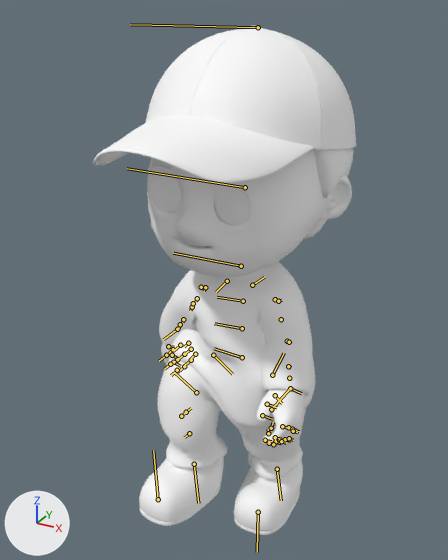
One commit to the glTF model public/models/spoonsan.glb: the scene before it, then after it.
Camera for both pictures: a camera (50 mm lens) standing at (2.01, -4.12, 2.53) and looking at (-0.09, -0.3, 0.62). Lighting does not change. The marker at lower left points along +X, +Y and +Z. Both versions are drawn at frame 29 of the action 'Walk'; the numbers are the values there. The bones that bend it are drawn over the model as lines.

Objects in the first picture: 'body', 'bottom', 'cap', 'eye', 'hairBack', 'shoes', 'wear'.
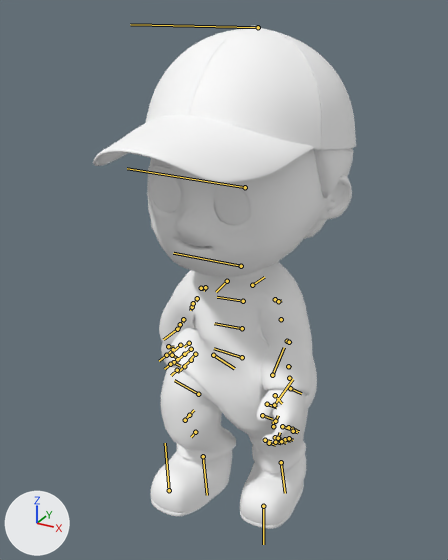
Boxes (x1, y1, x2, y2) around the edits, measured in the pictures (448 x 560 px):
'wear', posed: before (159, 262, 315, 429); after (159, 262, 317, 433)
'shoes', posed: before (139, 457, 303, 535); after (150, 450, 306, 529)
'bottom', posed (11% shorter): before (158, 359, 306, 479); after (160, 366, 308, 473)
bone 'JEK_upLeg_L', root to tip: before (272, 375) to (284, 353); after (272, 375) to (284, 347)
bone 'JEK_lowLeg_L', root to tip: before (271, 428) to (273, 422); after (275, 421) to (278, 415)
bone 'JEK_foot_L', root to tip: before (277, 469) to (281, 500); after (281, 462) to (285, 493)
bone 'JEK_upLeg_R', root to tip: before (213, 355) to (232, 374); after (213, 355) to (234, 368)
bone 'JEK_lowLeg_R', root to tip: before (186, 412) to (191, 408); after (189, 415) to (194, 410)
bone 'JEK_foot_R', root to tip: before (194, 464) to (198, 503); after (203, 456) to (207, 495)

The change in detail:
Bone 'JEK_upLeg_L' (bone_jek_upleg_l) turns from (-1, 0, 3) to (-1, -1, 12) degrees about its own x, y and z.
Bone 'JEK_lowLeg_L' (bone_jek_lowleg_l) turns from (2, -3, 13) to (2, -1, 2) degrees about its own x, y and z.
Bone 'JEK_foot_L' (bone_jek_foot_l) turns from (1, 2, -12) to (1, 1, -10) degrees about its own x, y and z.
Bone 'JEK_upLeg_R' (bone_jek_upleg_r) turns from (5, -11, -52) to (3, -9, -44) degrees about its own x, y and z.
Bone 'JEK_lowLeg_R' (bone_jek_lowleg_r) turns from (2, 10, 59) to (3, 10, 61) degrees about its own x, y and z.
Bone 'JEK_foot_R' (bone_jek_foot_r) turns from (0, -2, -11) to (2, -2, -22) degrees about its own x, y and z.
